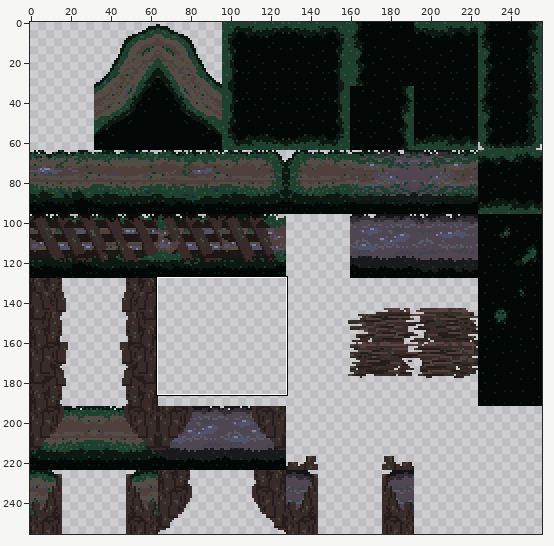
Sprite sheet: CasaDesDiamantes/sprites/forestTiles_spr/1bfb3df4-e099-4057-ac77-359769abf679.png. Above, an overview of the earlier version with the close-up marked.
Close-up. Old version:
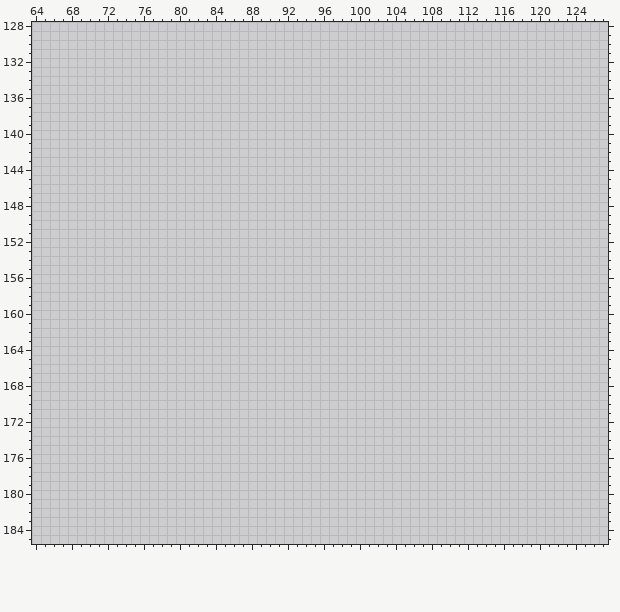
The file is 256x256 pixels. Colours within 5 levels of each other are drawn and written as one. Shown: x 64..127, y 128..185. The commit also changed other parts of the picture, which this record leaves out.
New version:
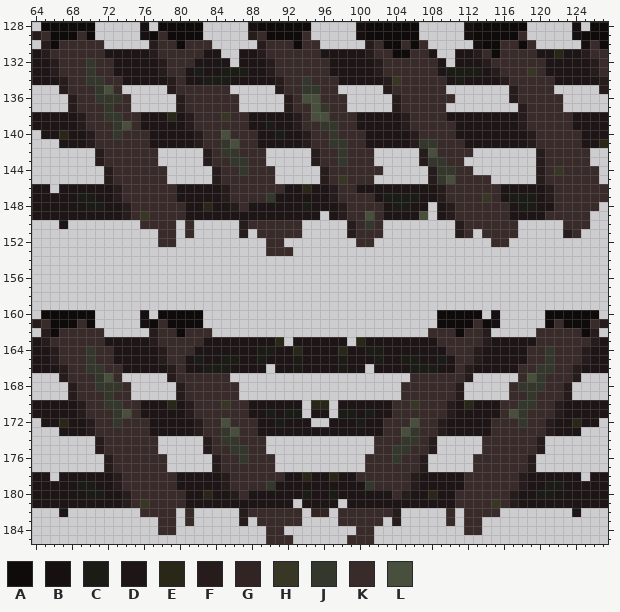
Palette (. is transparent): A #0f0b0b  B #161010  C #1a1c15  D #1e1616  E #282718  F #261c1c  G #332424  H #383625  J #34382c  K #3a2b2b  L #494f3d
The edit:
Changed rows in their new state; - is an unchanged pixel.
first column x 64:
128 -AAAAAA-----B-AAAAA-----BAAAAAA-----BAAAAAA-----BAAAAAA-----B-AA
129 FKAAAKA-----BAKAAAA-----FKAAAAK-----BAAAAAA-----BAAAAAK-----BAAA
130 -FAKKKKK-----FKKAKKK-----FKKKAKK-----FKAAKAK-----BAAKKAK-----BKA
131 DFKKKKKKDDDDDFKKKKKDD--DDFKKKKKKDDDDDFKKAAKKD--DDFKAKKKKDDEDDFKK
132 DDFKKKJKKDDDDDFKKKDDDD-DDDFKKKKKKDDDDDFKKKKKKD-DDDFKKKKKKDDDDDFK
133 DDFKKKJKKDDDDDFKKDCDDCCCDDFKKKKKKDDDDDFKKKKKKDCCCCDFKKKHKDDDDDFK
134 DDDFKKJJKKDDDDDFKDDCCCDDDDDFKKJKKKDDDDDFHKKKKKDCDDDDFKKKKKDDDDDF
135 ---FKKKJLK-----FKKKKKK-----FKKJJKK-----FKKKKKK-------FKKKK-----F
136 ----FKKJJJK-----FKKKKKK-----FKLLKKK-----FKKKKKK------FKKKKK-----
137 ----FKKKJKK-----FKKKKKK-----FKKLJKK-----FKKKKK--------FKKKK-----
138 DDDDDFKKJJKKDDDEDFKKKHKKDDDDDFKLLKKKDDDDDFKKKKDDDDDDDDFKKKKKDDDD
139 DDDDDFKKKJLKDDDDDFKKKKKKDDCDDFKKJJKKDDDDDFKKKKKDDDDDDDFKKKKKDDDD
140 -DDEDDFKKJKKKDDDDDFKKLKKKDDCDDFKKJKKKDDDDDFKKKKDDDDDDDDFKKKKKDDD
141 ---DDDFKKKKKKDDDDDFKKJLKKDDDDDFKKJJKKDDDDDFJJKKKDDDDDDDFKKKKKDDE
142 -------FKKKKKK-----FKJJKKK-----FKKJKKK-----FLKKKK-------FKKKKK--
143 -------FKKKKKK-----FKKJJKK-----FKKJKKK-----FJJKK--------FKKKKK--
144 --------FKKKKKK-----FKKJKKK-----FKKKKKK-----FJJKK-------FKHKKKK-
145 --------FKKKKKK-----FKKKKKK-----FKHKKK------FJLKKKK-----FKKKKKK-
146 DD-DDDDDDFKKKKKKDDDDDFKKKKKKDDEDDFKKDDDDDDDDDFKKKKKKDDDDDFKKKKKK
147 DDDDDCCDDFKKKKKKDDDDDFKKKKJDDDDDDFKKKKDCCCCDDFKKKKHKDCCCDFKKKKKK
148 DDDDDDCCDDFKKKKKKDDEDDFKDDDDDDCDDDFKKKKDCCDD-DFKKKKKKDCCDDKKKKK-
149 DDDDDDDDDDFKHKKKKDDDDDDDDDDDDDDD-DFKKLKDDDDL-DFKKKKKKDDDDKKKKK--
150 ---D--------KKKK-K-----FKKKKKK-----FKJK--------FKKKKKK-----KKK--
151 --------------KK-K-----F-KKKKK-----FKKK--------FK-KKKK-----FK---
152 --------------KK----------KK--------KK-------------KK-----------
153 --------------------------KKK-----------------------------------
first column x 64:
160 -AAAAAA-----B-AAAAA--------------------------AAAAA-B-----AAAAAA-
161 FKAAAKA-----BAKAAAA--------------------------AAAAKAB-----AKAAAKF
162 -FAKKKKK-----FKKAKKK------------------------KKKAKKF-----KKKKKAF-
163 DFKKKKKKDDDDDFKKKKKDDDDDDDDE-DDDDDD-EDDDDDDDDKKKKKFDDDDDKKKKKKFD
164 DDFKKKJKKDDDDDFKKKDDDDDDDCCDDEDDDDEDDCCDDDDDDDKKKFDDDDDKKJKKKFDD
165 DDFKKKJKKDDDDDFKKDCDDCCDDCDDDCDDDDCDDDCDDCCDDCDKKFDDDDDKKJKKKFDD
166 DDDFKKJJKKDDDDDFKDDCCCDDDD-DDCDDDDCDD-DDDDCCCDDKFDDDDDKKJJKKFDDD
167 ---FKKKJLK-----FKKKKKK--------------------KKKKKKF-----KLJKKKF---
168 ----FKKJJJK-----FKKKKKK------------------KKKKKKF-----KJJJKKF----
169 ----FKKKJKK-----FKKKKKK------------------KKKKKKF-----KKJKKKF----
170 DDDDDFKKJJKKDDDEDFKKKHKKDDDDDD-EE-DDDDDDKKHKKKFDEDDDKKJJKKFDDDDD
171 DDDDDFKKKJLKDDDDDFKKKKKKDDCDCC-DD-CCDCDDKKKKKKFDDDDDKLJKKKFDDDDD
172 -DDEDDFKKJKKKDDDDDFKKLKKKDDCDDD--DDDCDDKKKLKKFDDDDDKKKJKKFDDEDD-
173 ---DDDFKKKKKKDDDDDFKKJLKKDDDDDDDDDDDDDDKKLJKKFDDDDDKKKKKKFDDD---
174 -------FKKKKKK-----FKJJKKK------------KKKJJKF-----KKKKKKF-------
175 -------FKKKKKK-----FKKJJKK------------KKJJKKF-----KKKKKKF-------
176 --------FKKKKKK-----FKKJKKK----------KKKJKKF-----KKKKKKF--------
177 --------FKKKKKK-----FKKKKKK----------KKKKKKF-----KKKKKKF--------
178 DD-DDDDDDFKKKKKKDDDDDFKKKKKKDDEDDEDDKKKKKKFDDDDDKKKKKKFDDDDDD-DD
179 DDDDDCCDDFKKKKKKDDDDDFKKKKJDDDDDDDDDDJKKKKFDDDDDKKKKKKFDDCCDDDDD
180 DDDDDDCCDDFKKKKKKDDEDDFKDDDDDDCDDCDDDDDDKFDDEDDKKKKKKFDDCCDDDDDD
181 DDDDDDDDDDFKHKKKKDDDDDDDDDDDD-DDDD-DDDDDDDDDDDDKKKKHKFDDDDDDDDDD
182 ---D--------KKKK-K-----FKKKKKK-GG-KKKKKKF-----K-KKKK--------D---
183 --------------KK-K-----F-KKKKK----KKKKK-F-----K-KK--------------
184 --------------KK----------KK--------KK----------KK--------------
185 --------------------------KKK------KKK--------------------------
Where, in picture pixels (left, top, right, bottom), the same in both close-ups:
added: (32, 22, 608, 256)
added: (32, 310, 608, 544)
